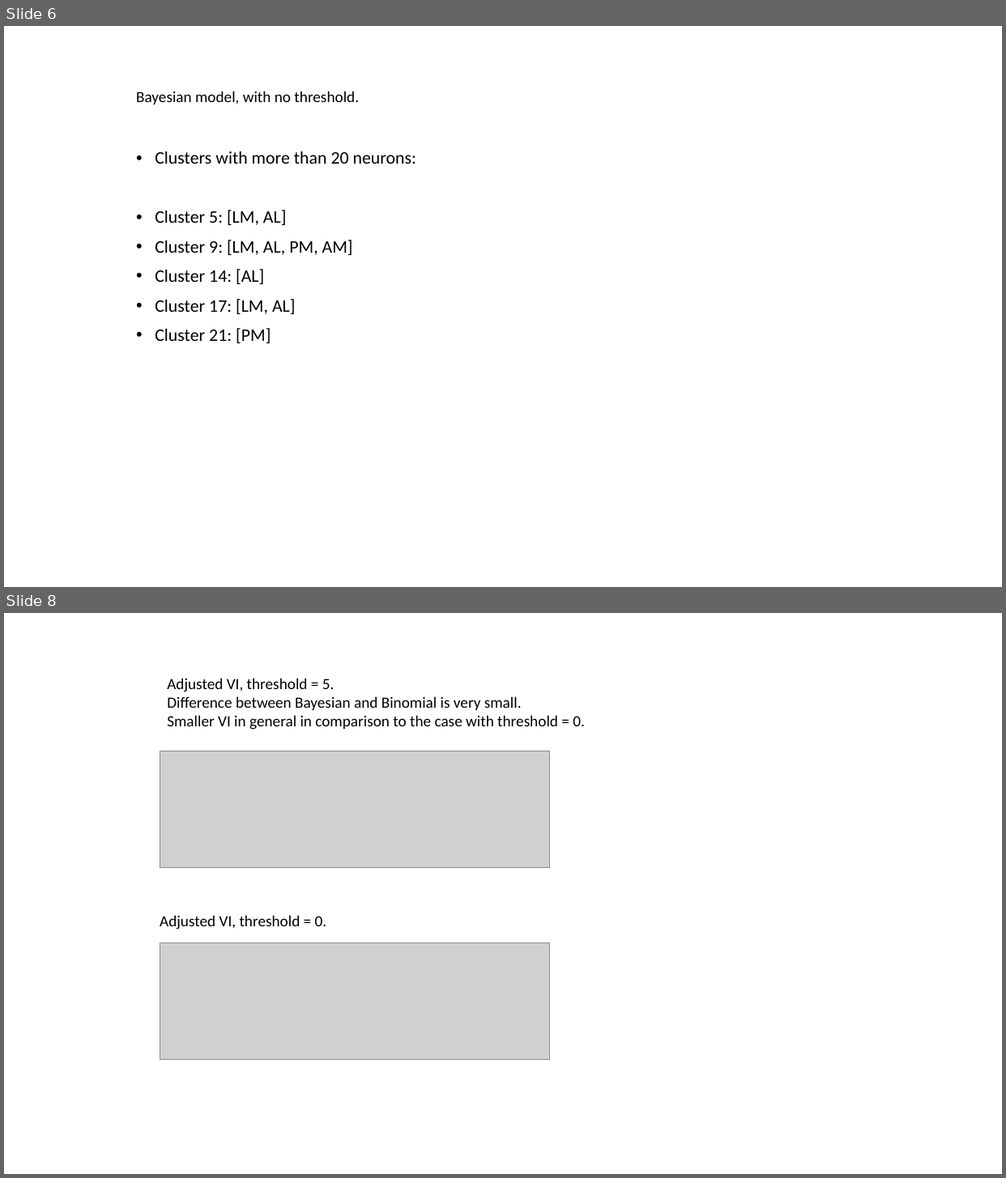
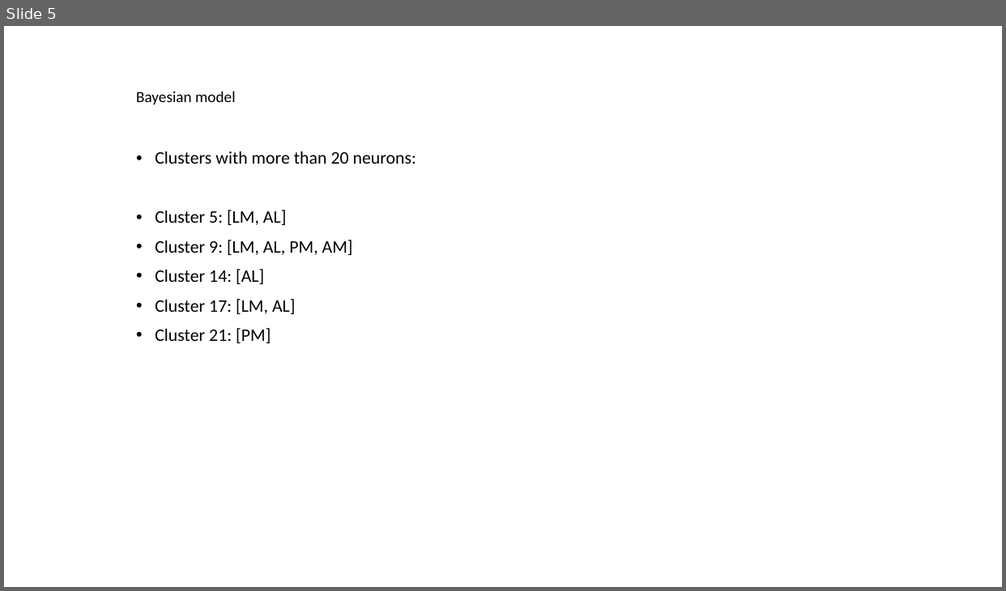
Before and after one commit to jinluliu550/MAPseq_analysis, a slide deck: jinlu/Hans-data-comparison.pptx. Shown one above the other, each under a label of ours: slides 6 and 8 before the commit, slide 5 after it; the slides between them are not shown. The pictures are 1006x1178 and 1006x591 pixels, drawn with LibreOffice and Linux fonts; fonts in the diff are those of the drawing; grey boxes stand for pictures. Boxes give left, top, right and bottom in pixels: in the first picture for what was removed or moved away, otherwise in the second. Text is boxed around its words. In the diff, an @@ line names an element or a change of style, - is before the commit and + after.

```diff
--- a/jinlu/Hans-data-comparison.pptx
+++ b/jinlu/Hans-data-comparison.pptx
@@ slide 8 removed at [4,613,1002,1174], background #FFFFFF @@
@@ text removed at [167,678,585,730] @@
-Adjusted VI, threshold = 5.
-Difference between Bayesian and Binomial is very small.
-Smaller VI in general in comparison to the case with threshold = 0.
@@ picture removed at [160,751,550,867] @@
@@ text removed at [160,915,327,930] @@
-Adjusted VI, threshold = 0.
@@ picture removed at [160,943,550,1060] @@
@@ what was slide 6 is now slide 5 @@
@@ slide 5 changed as well @@
@@ text at [136,91,236,105]: text changed @@
-Bayesian model, with no threshold.
+Bayesian model
```
Also in this commit, not shown: 4 other slides changed, 1 slide added, 2 other slides removed.
